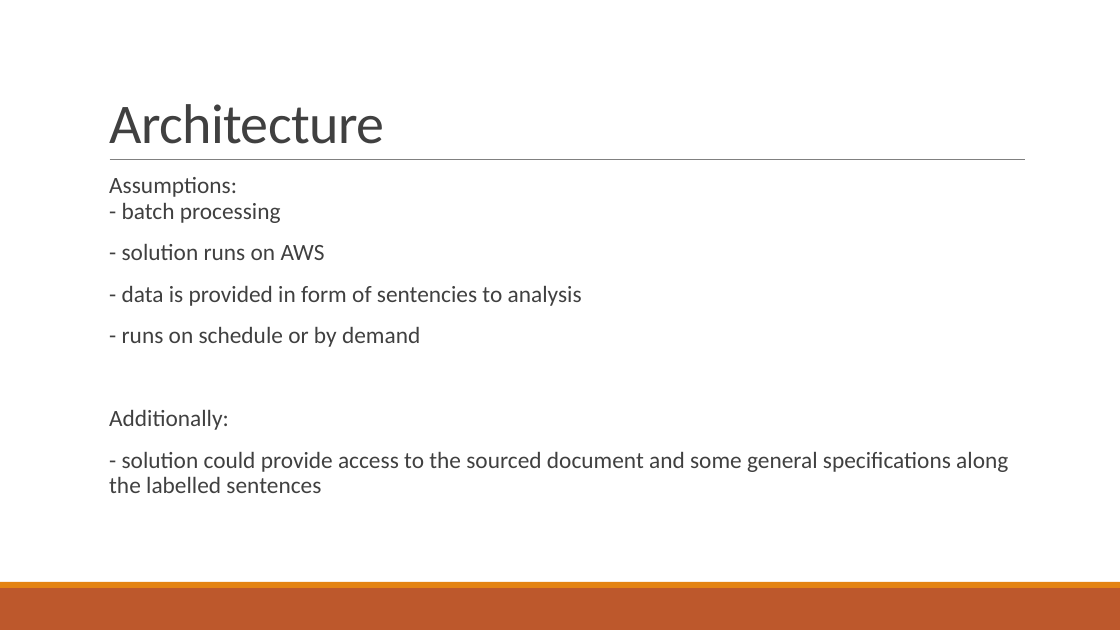
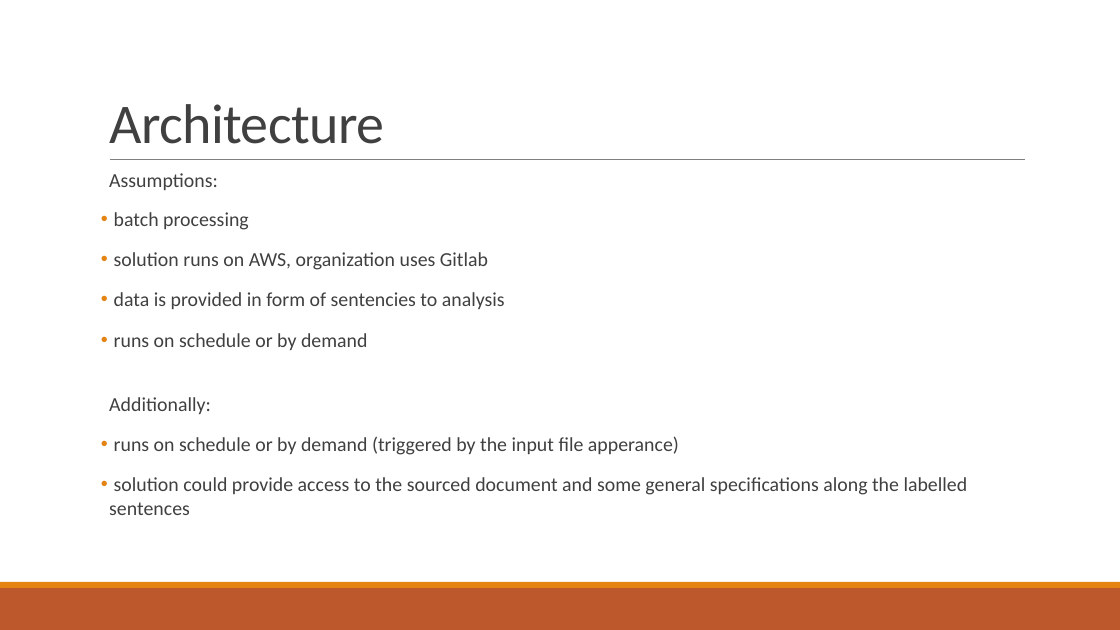
Before and after one commit to nlp-task-kp/sentiment_analysis, a slide deck: slide 9 of presentation/Sentiment analysis for EPARs.pptx (slide 6 before the commit). Drawn at 1120x630 pixels with LibreOffice and Linux fonts; fonts in the diff are those of the drawing. Boxes give left, top, right and bottom in pixels: in the first picture for what was removed or moved away, otherwise in the second. Text is boxed around its words. In the diff, an @@ line names an element or a change of style, - is before the commit and + after.

```diff
--- a/presentation/Sentiment analysis for EPARs.pptx
+++ b/presentation/Sentiment analysis for EPARs.pptx
@@ text at <box>109,173,505,350</box>: text changed; size 20 to 17 pt @@
-  Assumptions:
-  - batch processing
-  - solution runs on AWS
-  - data is provided in form of sentencies to analysis
-  - runs on schedule or by demand
+  Assumptions:
+• batch processing
+• solution runs on AWS, organization uses Gitlab
+• data is provided in form of sentencies to analysis
+• runs on schedule or by demand
@@ text at <box>109,397,211,414</box>: size 20 to 17 pt in "Additionally:"; line spacing 0.9 to 2 @@
@@ text at <box>109,436,968,515</box>: text changed; size 20 to 17 pt @@
-  - solution could provide access to the sourced document and some general specifications along the labelled sentences
+• runs on schedule or by demand (triggered by the input file apperance)
+• solution could provide access to the sourced document and some general specifications along the labelled sentences
```
Also in this commit, not shown: 11 other slides changed, 4 slides added, 2 slides removed.
